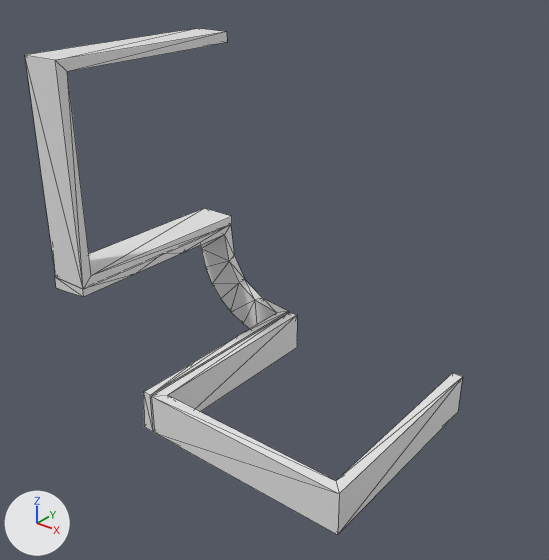
Renders of the OBJ model data/bmc/SET_4W2C/t_384.obj from each side of a commit.
Before and after are seen from a 50 mm lens placed at (1.087, -1.424, 0.763), pointed at (0.091, -0.179, -0.009). The axes (+X, +Y, +Z) are drawn at lower left. The lights are the same throughout. Mesh edges are drawn as thin lines. Where no turn or scale is listed for an object, it has been applied to the vertices.

The first picture shows 't_384'.
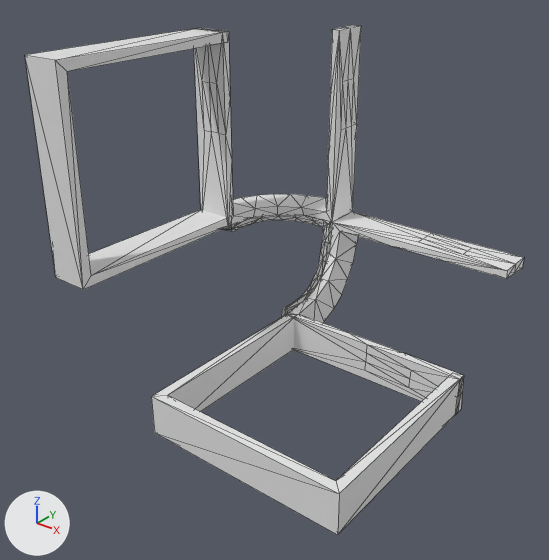
Edits to the bpy script that builds the scene:
```text
Change me_t_384:
    used by ob_t_384; location = (0.0, 0.0, 0.0)
    remove me_t_384.from_pydata(...)  # 76 vertices, 140 faces; spans x -0.304..0.5, y -0.5..0.0, z -0.3..0.5
    add me_t_384.from_pydata(...)  # 308 vertices, 576 faces; spans x -0.301..0.5, y -0.5..0.287, z -0.301..0.5
    me_t_384 part 1: a new loose piece of 276 vertices spanning x -0.301..0.5, y -0.014..0.287, z -0.301..0.5
    me_t_384 part 2
    44 vertices are removed from x -0.304..-0.004, y -0.5..0.0, z -0.299..0.001
    84 faces are deleted
```

Where the change shows, as pixel boxes (x1, y1, x2, y2) in the pictures (549 x 560 px):
't_384', reshaped (14% wider)
    before: (25, 28, 462, 535)
    after: (25, 25, 524, 535)
part 1 of me_t_384, added
    after: (194, 25, 524, 415)
part 2 of me_t_384, deleted
    before: (55, 225, 289, 432)
